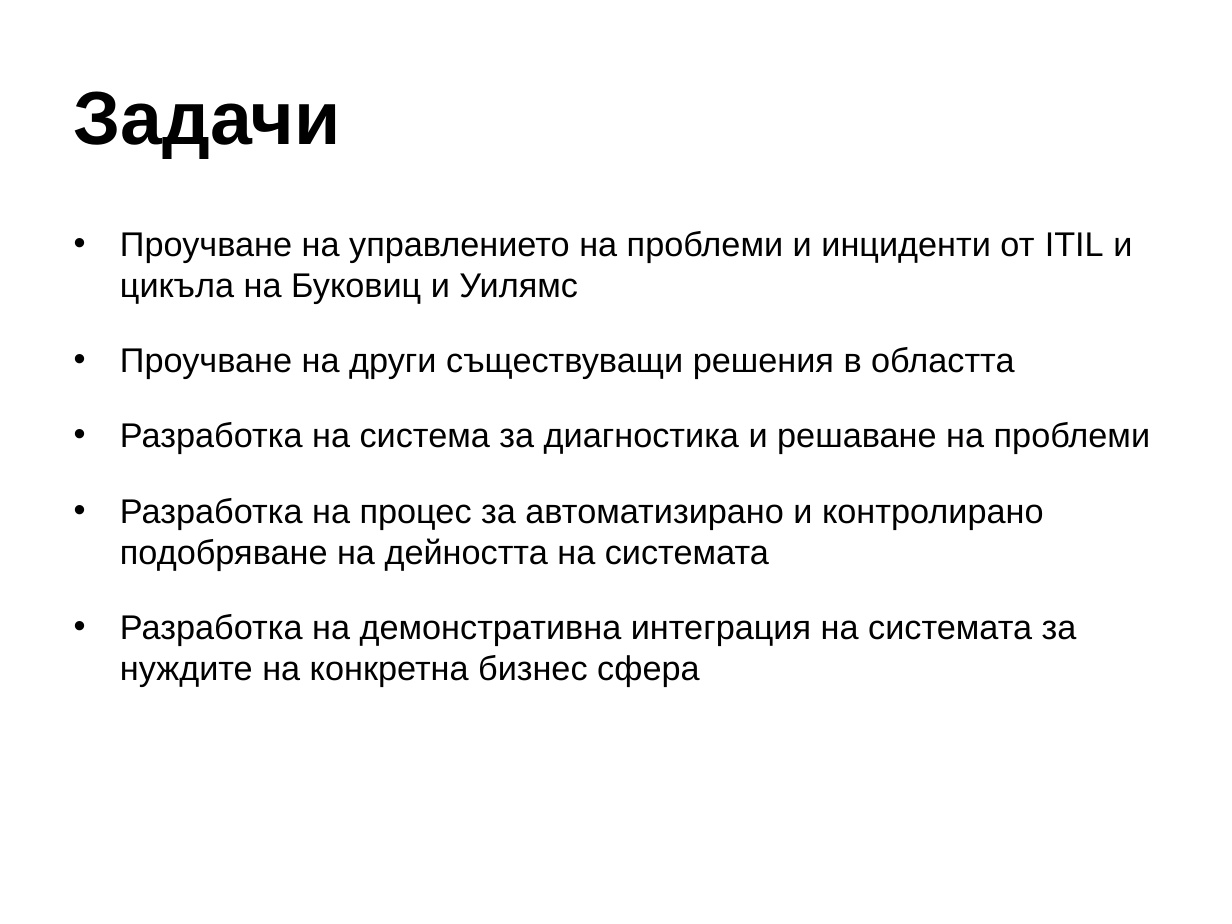
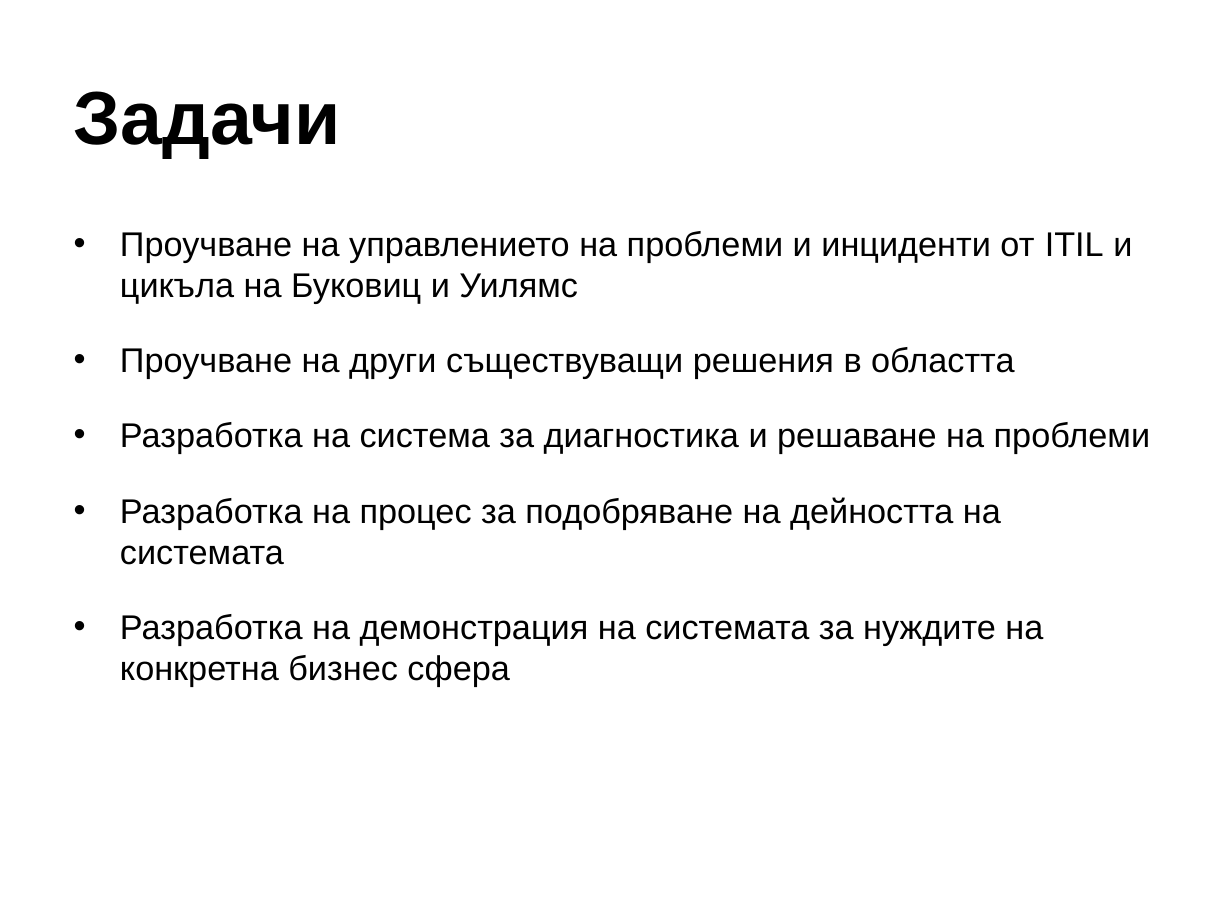
Before and after one commit to bubata85/problem_solver, a slide deck: slide 3 of docs/official/problem_solver.ppt. Drawn at 1232x924 pixels with LibreOffice and Linux fonts; fonts in the diff are those of the drawing; background and template pictures are left out. Boxes give left, top, right and bottom in pixels: in the first picture for what was removed or moved away, otherwise in the second. Text is boxed around its words. In the diff, an @@ line names an element or a change of style, - is before the commit and + after.

```diff
--- a/docs/official/problem_solver.ppt
+++ b/docs/official/problem_solver.ppt
@@ text at (120,497,1043,687): text changed @@
-• Разработка на процес за автоматизирано и контролирано подобряване на дейността на системата
-• Разработка на демонстративна интеграция на системата за нуждите на конкретна бизнес сфера
+• Разработка на процес за подобряване на дейността на системата
+• Разработка на демонстрация на системата за нуждите на конкретна бизнес сфера
```
Also in this commit, not shown: 3 other slides changed, 1 slide added.
